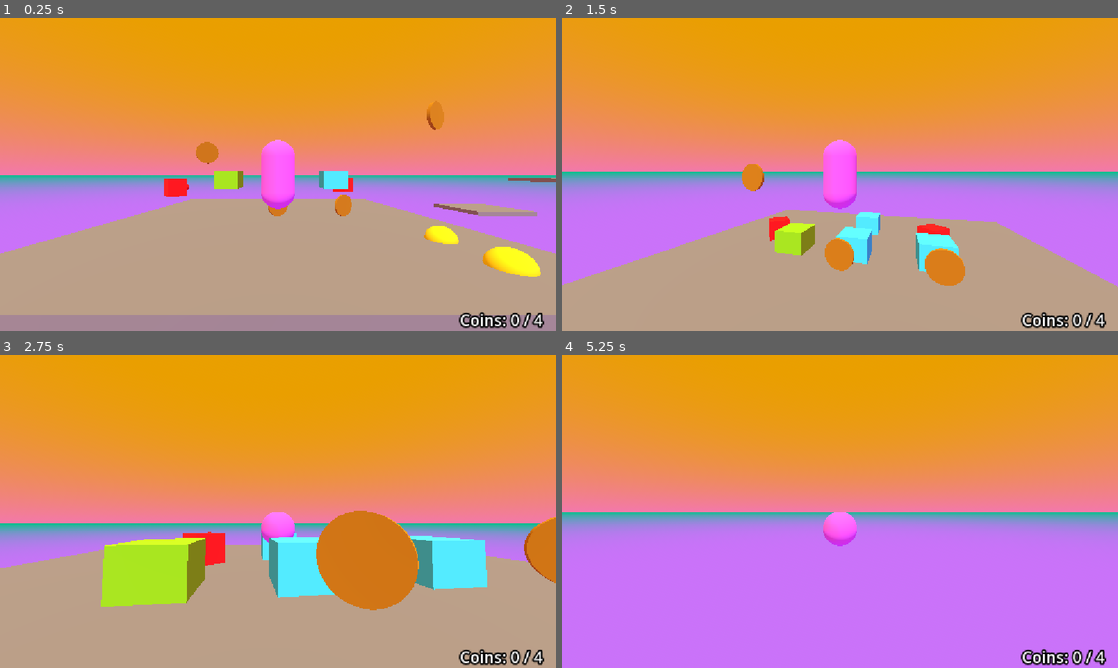
Above: before the commit, frames 1-4 (two rows, left to right).
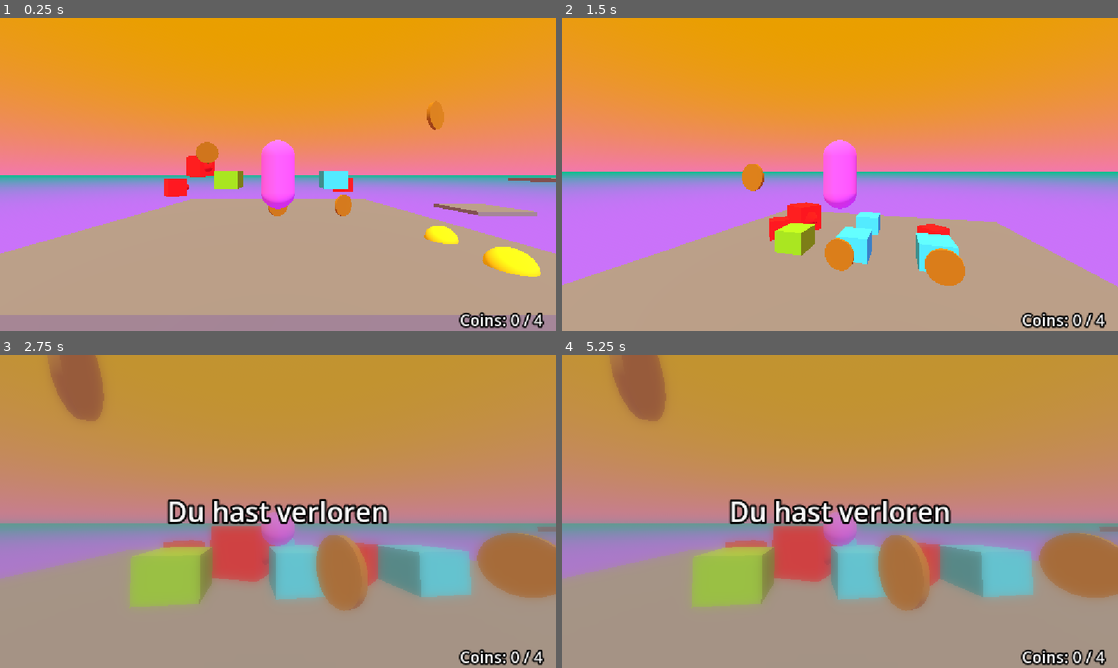
Above: after the commit, the same moments.

Repository: 17Dodecahedrons/Spieleentwicklungskurs
Game: Godot game, scene res://szenen/level_1.tscn
The game is run twice, just before and just after one commit, with the same random seed, the same clock (stepped at 60 frames per second) and the same inputs.
Inputs (mouse positions are in pixels of both pictures, inside the frame that each line leads up to):
- Up to frame 1 (0.25 s): no input
- Up to frame 2 (1.5 s): move the mouse to (867, 174) at 0.52 s; hold Ctrl (crouch) 0.53-1.28 s; hold W (forward) from 0.53 s (still down); tap Space (jump) at 0.77 s; move the mouse to (812, 174) at 1.27 s; tap Shift (sprint) at 1.35 s
- Up to frame 3 (2.75 s): keep holding W (forward); tap Space (jump) at 1.52 s; move the mouse to (289, 505) at 2.02 s; hold Ctrl (crouch) from 2.03 s (still down)
- Up to frame 4 (5.25 s): keep holding W (forward); move the mouse to (834, 517) at 2.77 s; release Ctrl (crouch) at 2.78 s; tap Shift (sprint) at 2.85, 4.35 s; tap Space (jump) at 3.02, 3.77, 4.52 s; move the mouse to (878, 514) at 3.52 s; hold Ctrl (crouch) 3.53-4.28 s; move the mouse to (795, 508) at 4.27 s; move the mouse to (845, 511) at 5.02 s; hold Ctrl (crouch) from 5.03 s (still down)

The runs differ from the first frame. In frame 1, 0.3% of the frame differs, in the area x 33-39%, y 44-51%; in frame 2, 0.4%; in frame 3, 76%; in frame 4, 100%, in the area x 0-100%, y 0-100%.

Commit message:
enemy box collision

Diff:
--- a/skripte/gegner.gd
+++ b/skripte/gegner.gd
@@ -40,6 +40,9 @@
 	for index in get_slide_collision_count():
 		var collision = get_slide_collision(index)
 		var collider = collision.get_collider()
+		if collider is RigidBody3D:
+			var push_dir = -collision.get_normal() # Lineare Algebra Magie
+			collider.apply_central_impulse(push_dir * 0.3 * SPEED)
 		if collider.is_in_group("player"):
 			trigger_loss.emit()
 
--- a/szenen/box_1.tscn
+++ b/szenen/box_1.tscn
@@ -14,7 +14,7 @@
 
 [node name="RigidBody3D" type="RigidBody3D" parent="." unique_id=1729102894]
 collision_layer = 2
-collision_mask = 7
+collision_mask = 15
 
 [node name="MeshInstance3D" type="MeshInstance3D" parent="RigidBody3D" unique_id=168233386]
 mesh = SubResource("BoxMesh_g4v7s")
--- a/szenen/level_1.tscn
+++ b/szenen/level_1.tscn
@@ -127,4 +127,11 @@
 [node name="Gegner2" parent="Gegner" unique_id=51566157 instance=ExtResource("8_axrqy")]
 transform = Transform3D(-0.6664375, 0, 0.74556094, 0, 1, 0, -0.74556094, 0, -0.6664375, 4.799965, 2.2393608, -3.0824366)
 
+[node name="Gegner3" parent="Gegner" unique_id=94570109 instance=ExtResource("8_axrqy")]
+transform = Transform3D(-0.7028561, 0, -1.3646312, 0, 1.535, 0, 1.3646312, 0, -0.7028561, -6.064536, 3.615151, -4.063231)
+
+[node name="CharacterBody3D" parent="Gegner/Gegner3" index="0" unique_id=1359034901]
+speed = 15.0
+
 [editable path="Boxen/Box2"]
+[editable path="Gegner/Gegner3"]
